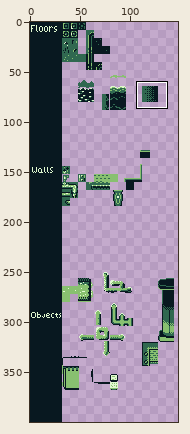
Two states of a pixel-art file, assets/backgrounds/Tilesets/First.ase. The picture above shows the old version from afar; the outline marks the close-up.
Close-up. First the earlier version:
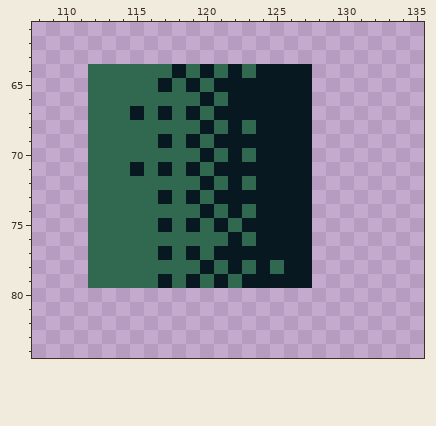
192x400 pixels, 1 frame. Shown: x 108..135, y 61..84. The wide view leaves out empty margins.
The result:
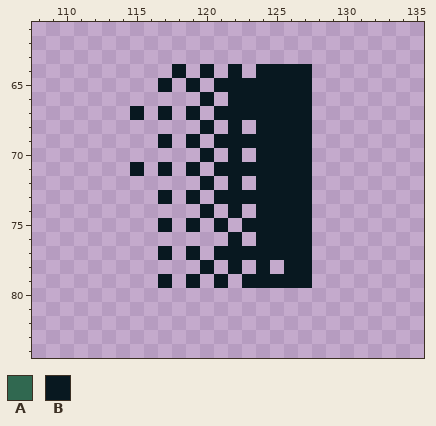
Palette (. is transparent): A #306850  B #081820
From old to new:
--- layer "Layer 1"
@@ x 110..127 @@
 63 ..................
-64 ..AAAAAABABABABBBB
-65 ..AAAAABABABBBBBBB
-66 ..AAAAAAAABABBBBBB
-67 ..AAABABABABBBBBBB
-68 ..AAAAAAAABABABBBB
-69 ..AAAAABABABBBBBBB
-70 ..AAAAAAAABABABBBB
-71 ..AAABABABABBBBBBB
-72 ..AAAAAAAABABABBBB
-73 ..AAAAABABABBBBBBB
-74 ..AAAAAAAABABABBBB
-75 ..AAAAABABABABBBBB
-76 ..AAAAAAAAAABABBBB
-77 ..AAAAABABABBBBBBB
-78 ..AAAAAAAABABABABB
-79 ..AAAAABABABABBBBB
+64 ........B.B.B.BBBB
+65 .......B.B.BBBBBBB
+66 ..........B.BBBBBB
+67 .....B.B.B.BBBBBBB
+68 ..........B.B.BBBB
+69 .......B.B.BBBBBBB
+70 ..........B.B.BBBB
+71 .....B.B.B.BBBBBBB
+72 ..........B.B.BBBB
+73 .......B.B.BBBBBBB
+74 ..........B.B.BBBB
+75 .......B.B.B.BBBBB
+76 ............B.BBBB
+77 .......B.B.BBBBBBB
+78 ..........B.B.B.BB
+79 .......B.B.B.BBBBB
 80 ..................
Boxes around the changes in both close-ups, in picture pixels (x1, y1, x2, y2):
erased: (88, 64, 284, 288)
